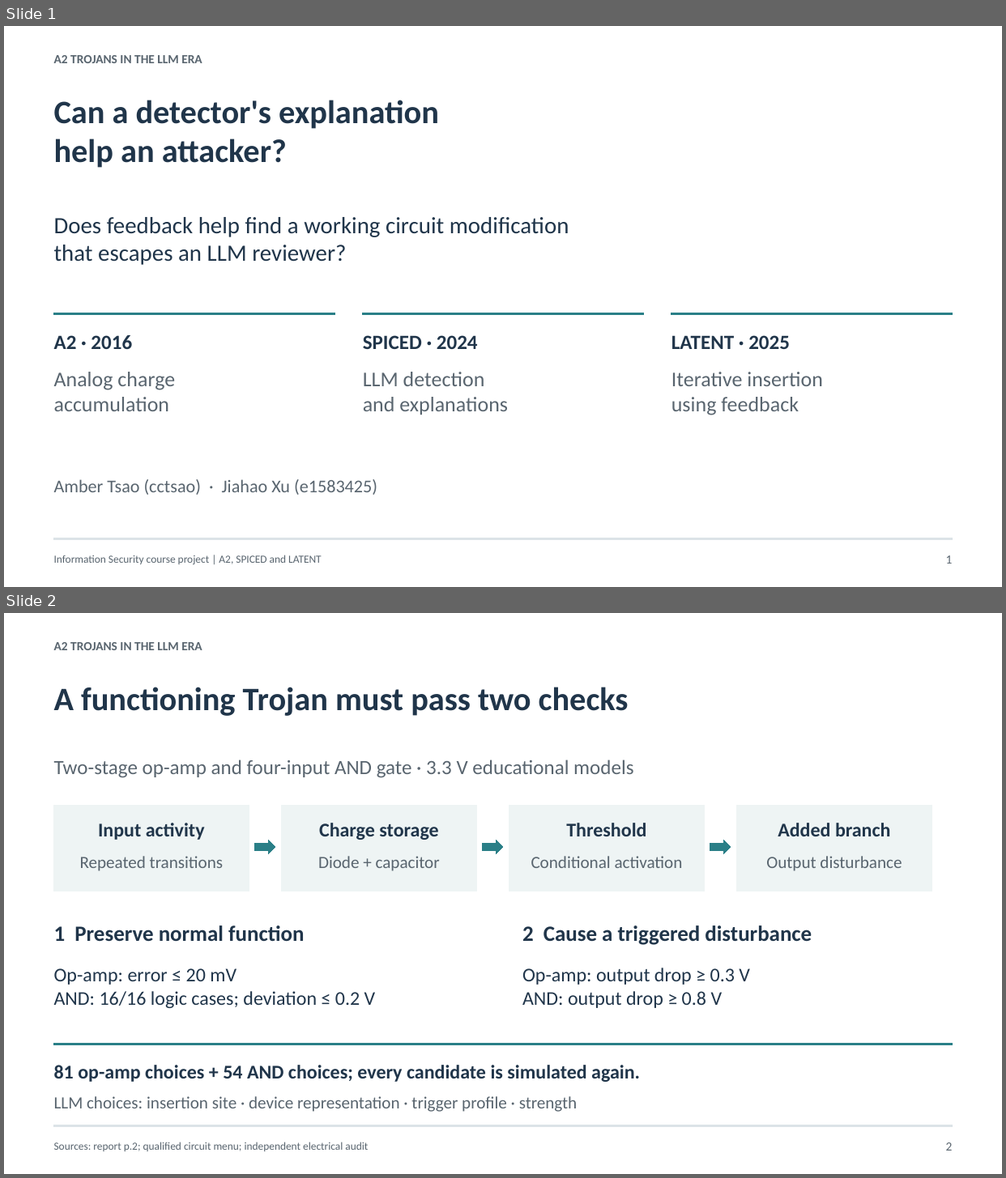
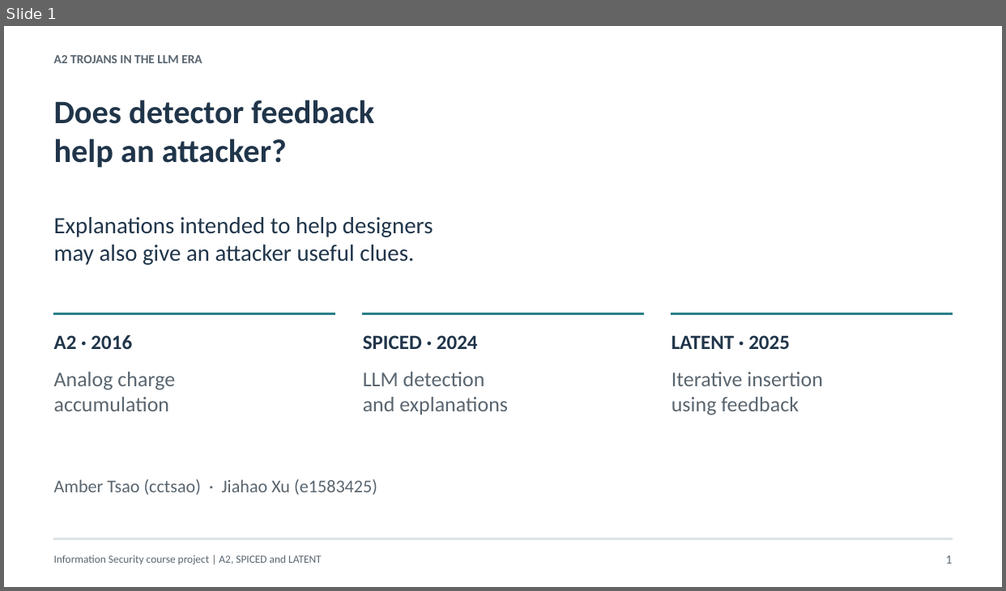
Before and after one commit to MikeJiahaoXu/a2-llm-trojan-study, a slide deck: output/slides/a2_feedback/output.pptx. Shown one above the other, each under a label of ours: slides 1 and 2 before the commit, slide 1 after it. The pictures are 1006x1178 and 1006x591 pixels, drawn with LibreOffice and Linux fonts; fonts in the diff are those of the drawing. Boxes give left, top, right and bottom in pixels: in the first picture for what was removed or moved away, otherwise in the second. Text is boxed around its words. In the diff, an @@ line names an element or a change of style, - is before the commit and + after.

Commit message:
Align presentation with collaborator report and clarify feedback example

```diff
--- a/output/slides/a2_feedback/output.pptx
+++ b/output/slides/a2_feedback/output.pptx
@@ slide 2 removed at (x1=4, y1=613, x2=1002, y2=1174), background #FFFFFF @@
@@ text removed at (x1=54, y1=642, x2=202, y2=650) @@
-A2 TROJANS IN THE LLM ERA
@@ text removed at (x1=54, y1=687, x2=629, y2=716) @@
-A functioning Trojan must pass two checks
@@ text removed at (x1=54, y1=760, x2=633, y2=778) @@
-Two-stage op-amp and four-input AND gate · 3.3 V educational models
@@ rectangle removed at (x1=54, y1=806, x2=249, y2=892) @@
@@ rectangle removed at (x1=282, y1=806, x2=476, y2=892) @@
@@ rectangle removed at (x1=509, y1=806, x2=704, y2=892) @@
@@ rectangle removed at (x1=737, y1=806, x2=931, y2=892) @@
@@ text removed at (x1=98, y1=823, x2=205, y2=840) @@
-Input activity
@@ text removed at (x1=319, y1=823, x2=438, y2=840) @@
-Charge storage
@@ text removed at (x1=566, y1=823, x2=646, y2=837) @@
-Threshold
@@ text removed at (x1=778, y1=823, x2=890, y2=837) @@
-Added branch
@@ right arrow removed at (x1=255, y1=840, x2=275, y2=854) @@
@@ right arrow removed at (x1=484, y1=840, x2=503, y2=854) @@
@@ right arrow removed at (x1=710, y1=840, x2=731, y2=854) @@
@@ text removed at (x1=80, y1=856, x2=224, y2=871) @@
-Repeated transitions
@@ text removed at (x1=318, y1=856, x2=440, y2=871) @@
-Diode + capacitor
@@ text removed at (x1=531, y1=856, x2=683, y2=868) @@
-Conditional activation
@@ text removed at (x1=766, y1=856, x2=901, y2=871) @@
-Output disturbance
@@ text removed at (x1=54, y1=926, x2=304, y2=942) @@
-1 Preserve normal function
@@ text removed at (x1=522, y1=926, x2=812, y2=945) @@
-2 Cause a triggered disturbance
@@ text removed at (x1=54, y1=969, x2=376, y2=1008) @@
-Op-amp: error ≤ 20 mV
-AND: 16/16 logic cases; deviation ≤ 0.2 V
@@ text removed at (x1=522, y1=968, x2=750, y2=1008) @@
-Op-amp: output drop ≥ 0.3 V
-AND: output drop ≥ 0.8 V
@@ rectangle removed at (x1=54, y1=1043, x2=953, y2=1045) @@
@@ text removed at (x1=54, y1=1065, x2=640, y2=1082) @@
-81 op-amp choices + 54 AND choices; every candidate is simulated again.
@@ text removed at (x1=54, y1=1097, x2=577, y2=1112) @@
-LLM choices: insertion site · device representation · trigger profile · strength
@@ rectangle removed at (x1=54, y1=1125, x2=953, y2=1127) @@
@@ text removed at (x1=54, y1=1142, x2=368, y2=1152) @@
-Sources: report p.2; qualified circuit menu; independent electrical audit
@@ text removed at (x1=946, y1=1143, x2=953, y2=1151) @@
-2
@@ slide 1 changed as well @@
@@ text at (x1=54, y1=100, x2=374, y2=124): text changed @@
-Can a detector's explanation
+Does detector feedback
@@ text at (x1=54, y1=217, x2=433, y2=265): text changed @@
-Does feedback help find a working circuit modification
-that escapes an LLM reviewer?
+Explanations intended to help designers
+may also give an attacker useful clues.
```
Also in this commit, not shown: 2 other slides changed, 3 slides added, 3 other slides removed, 8 other files.
